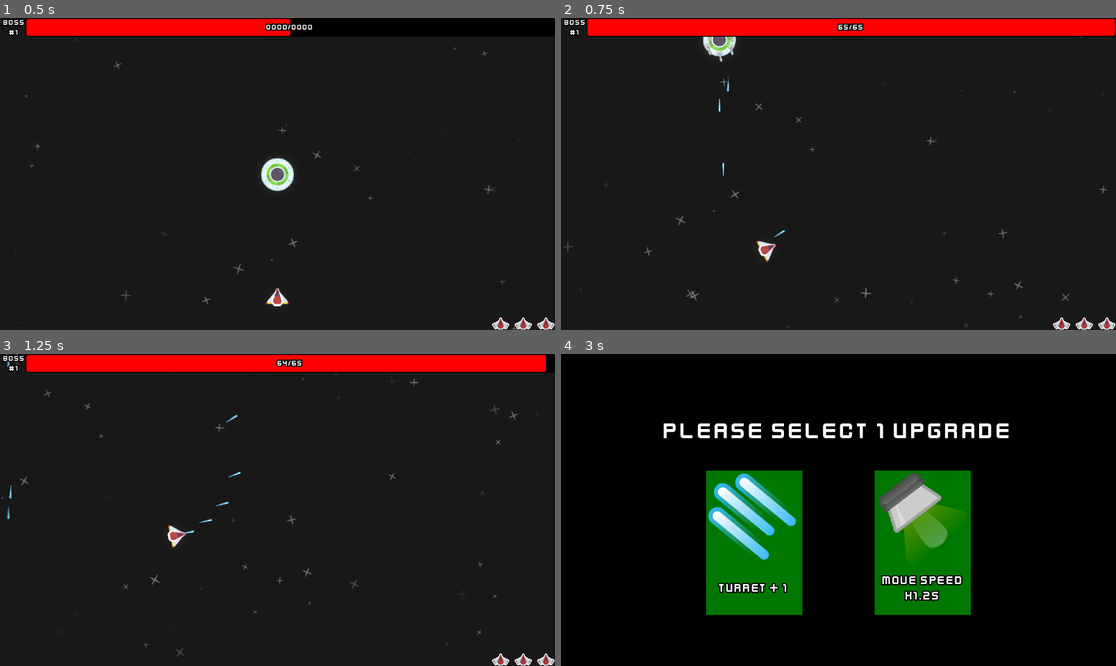
Above: before the commit, frames 1-4 (two rows, left to right).
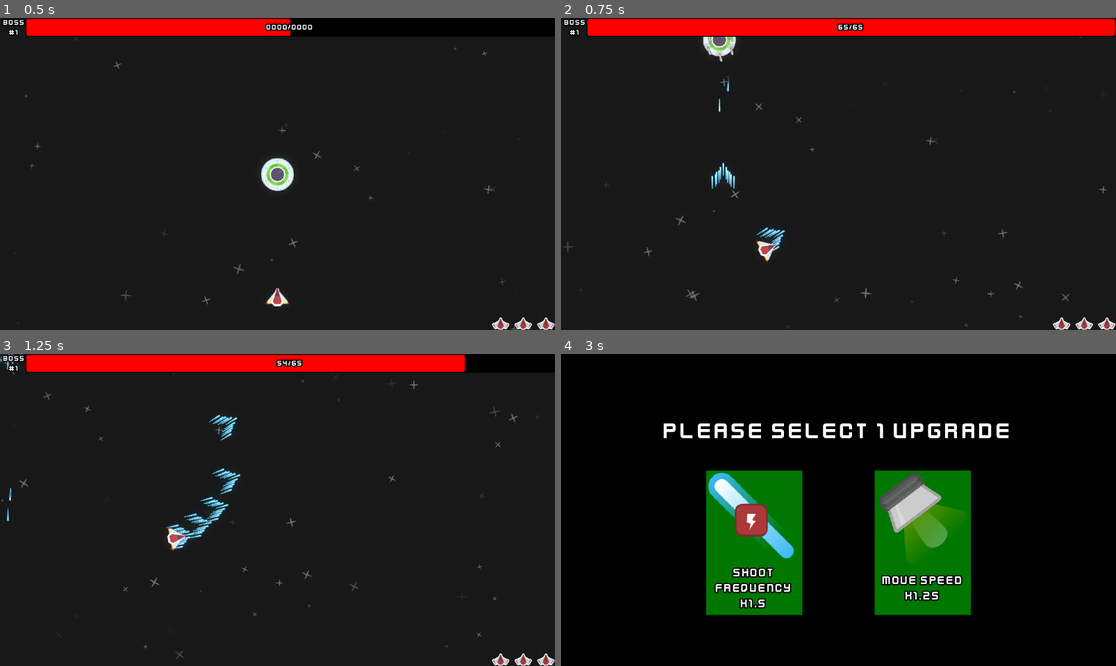
Above: after the commit, the same moments.

Repository: Noxalus/GMTK-2024
Game: Godot game, scene res://scenes/game.tscn
The game is run twice, just before and just after one commit, with the same random seed, the same clock (stepped at 60 frames per second) and the same inputs. The engine's default icon, where the game draws it, is replaced by a stand-in: a white triangle on a blue panel in a dark square.
Inputs (mouse positions are in pixels of both pictures, inside the frame that each line leads up to):
- Up to frame 1 (0.5 s): no input
- Up to frame 2 (0.75 s): move the mouse to (960, 158) at 0.52 s; press the mouse at (960, 158) at 0.53 s; hold D (move_right) from 0.53 s (still down)
- Up to frame 3 (1.25 s): keep holding D (move_right)
- Up to frame 4 (3 s): move the mouse to (727, 525) at 1.27 s; release D (move_right) at 1.28 s; release the mouse at (727, 525) at 1.28 s; hold S (move_down) 1.28-2.03 s; tap Shift (focus) at 1.35 s; click (727, 525) at 1.55 s; move the mouse to (894, 441) at 2.02 s; press the mouse at (894, 441) at 2.03 s; hold D (move_right) 2.03-2.78 s; tap Page Up (next_boss) at 2.1 s; move the mouse to (810, 572) at 2.77 s; release the mouse at (810, 572) at 2.78 s; hold Insert (choose_upgrade) from 2.78 s (still down); click (810, 572) at 2.85 s

Frame 1 is identical in both runs. In frame 2, 0.3% of the frame differs, in the area x 27-41%, y 47-75%; in frame 3, 2.1%; in frame 4, 3.3%, in the area x 26-43%, y 38-82%.

Commit message:
Add a method to check an upgrade is possible.

Diff:
--- a/forever-warning/scenes/player.tscn
+++ b/forever-warning/scenes/player.tscn
@@ -98,43 +98,33 @@
 position = Vector2(0, -18)
 
 [node name="Spawner2" type="Node2D" parent="BulletSpawners"]
-visible = false
 position = Vector2(22, 9)
 
 [node name="Spawner3" type="Node2D" parent="BulletSpawners"]
-visible = false
 position = Vector2(-23, 9)
 
 [node name="Spawner4" type="Node2D" parent="BulletSpawners"]
-visible = false
 position = Vector2(-14, 0)
 
 [node name="Spawner5" type="Node2D" parent="BulletSpawners"]
-visible = false
 position = Vector2(13, 0)
 
 [node name="Spawner6" type="Node2D" parent="BulletSpawners"]
-visible = false
 position = Vector2(6, -10)
 
 [node name="Spawner7" type="Node2D" parent="BulletSpawners"]
-visible = false
 position = Vector2(-6, -10)
 
 [node name="Spawner8" type="Node2D" parent="BulletSpawners"]
-visible = false
 position = Vector2(-9, -3)
 
 [node name="Spawner9" type="Node2D" parent="BulletSpawners"]
-visible = false
 position = Vector2(9, -3)
 
 [node name="Spawner10" type="Node2D" parent="BulletSpawners"]
-visible = false
 position = Vector2(16, 5)
 
 [node name="Spawner11" type="Node2D" parent="BulletSpawners"]
-visible = false
 position = Vector2(-16, 5)
 
 [node name="FireDelayTimer" type="Timer" parent="."]
--- a/forever-warning/scripts/game.gd
+++ b/forever-warning/scripts/game.gd
@@ -25,37 +25,43 @@
 	upgrade_class.new(
 		preload("res://assets/sprites/upgrades/increase_lives.png"),
 		"LIFE + 1",
-		increase_player_life
+		increase_player_life,
+		func(): return true
 	),
 	# SHOOT FREQUENCY x1.5
 	upgrade_class.new(
 		preload("res://assets/sprites/upgrades/increase_shoot_frequency.png"),
 		"SHOOT FREQUENCY x1.5",
-		func(): 	player.increase_shoot_frequency()
+		func(): 	player.increase_shoot_frequency(),
+		func(): return true
 	),
 	# DAMAGE INCREASE x1.25
 	upgrade_class.new(
 		preload("res://assets/sprites/upgrades/increase_damage.png"),
 		"DAMAGE INCREASE x2",
-		func(): 	player.increase_damage()
+		func(): 	player.increase_damage(),
+		func(): return true
 	),
 	# TURRET + 1
 	upgrade_class.new(
 		preload("res://assets/sprites/upgrades/increase_turret.png"),
 		"TURRET + 1",
-		func(): 	player.add_turret()
+		func(): 	player.add_turret(),
+		func(): return player.can_add_turret()
 	),
 	# CORE DAMAGE x1.5
 	upgrade_class.new(
 		preload("res://assets/sprites/upgrades/increase_core_damage.png"),
 		"CORE DAMAGE x2",
-		increase_core_damage
+		increase_core_damage,
+		func(): return true
 	),
 	# MOVE SPEED x1.25
 	upgrade_class.new(
 		preload("res://assets/sprites/upgrades/increase_move_speed.png"),
 		"MOVE SPEED x1.25",
-		func(): 	player.increase_move_speed()
+		func(): 	player.increase_move_speed(),
+		func(): return true
 	),
 ]
 
@@ -217,6 +223,16 @@
 
 func get_random_upgrades(count: int):
 	var available_upgrades = upgrades.duplicate()
+
+	# remove unavailable upgrades
+	var index_to_remove = []
+	for i in available_upgrades.size():
+		if not available_upgrades[i].check_is_available():
+			index_to_remove.append(i)
+
+	for i in index_to_remove:
+		available_upgrades.remove_at(i)
+
 	var random_upgrades = []
 
 	for i in count:
--- a/forever-warning/scripts/player.gd
+++ b/forever-warning/scripts/player.gd
@@ -150,4 +150,10 @@
 			child.visible = true
 			break
 
+func can_add_turret():
+	for child in bullet_spawners.get_children():
+		if not child.is_visible():
+			return true
+	return false
+
 #endregion
--- a/forever-warning/scripts/upgrade.gd
+++ b/forever-warning/scripts/upgrade.gd
@@ -5,11 +5,16 @@
 var icon: Texture2D
 var description: String
 var effect: Callable
+var is_available: Callable
 
-func _init(ico: Texture2D, desc: String, eff: Callable):
+func _init(ico: Texture2D, desc: String, eff: Callable, is_avail: Callable):
 	icon = ico
 	description = desc
 	effect = eff
+	is_available = is_avail
 
 func execute_effect():
 	effect.call()
+
+func check_is_available():
+	return is_available.call()
